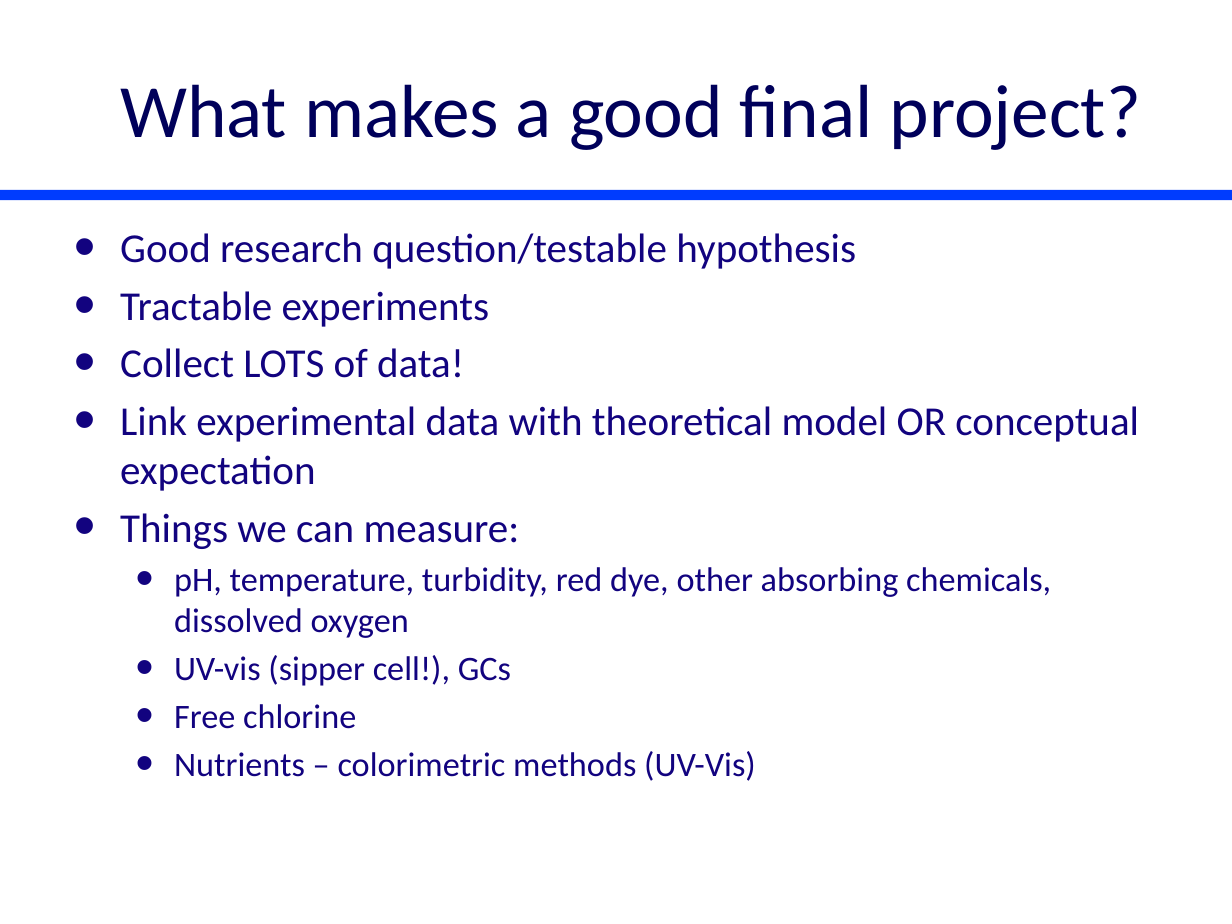
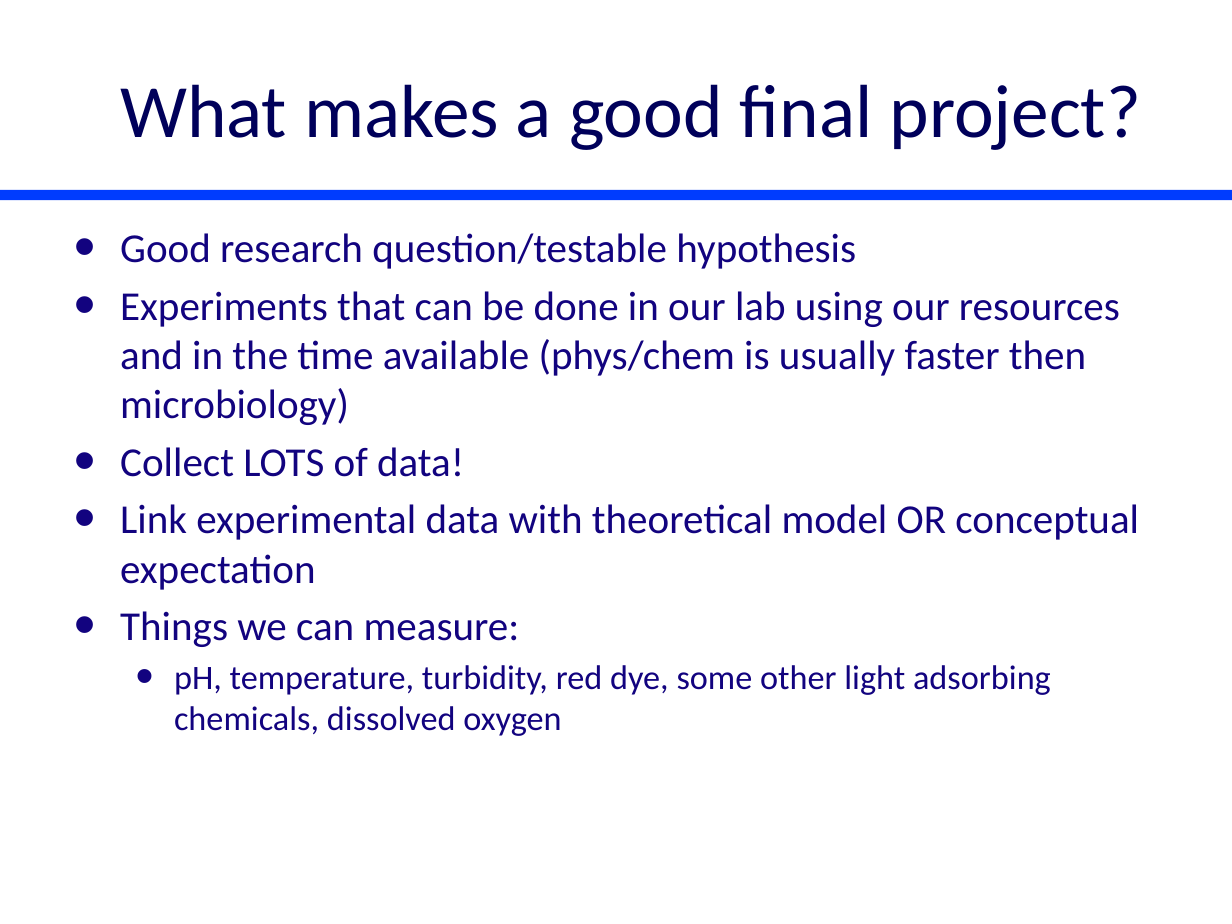
Before and after one commit to monroews/CEE4530, a slide deck: slide 1 of website/pptx/Project_Ideas.pptx. Drawn at 1232x924 pixels with LibreOffice and Linux fonts; fonts in the diff are those of the drawing. Boxes give left, top, right and bottom in pixels: in the first picture for what was removed or moved away, otherwise in the second. Text is boxed around its words. In the diff, an @@ line names an element or a change of style, - is before the commit and + after.

Commit message:
new project pptx

```diff
--- a/website/pptx/Project_Ideas.pptx
+++ b/website/pptx/Project_Ideas.pptx
@@ text at bbox=[120, 291, 1120, 425]: text changed @@
-• Tractable experiments
+• Experiments that can be done in our lab using our resources and in the time available (phys/chem is usually faster then microbiology)
@@ text at bbox=[174, 665, 1051, 736]: text changed @@
-  • pH, temperature, turbidity, red dye, other absorbing chemicals, dissolved oxygen
-  • UV-vis (sipper cell!), GCs
-  • Free chlorine
-  • Nutrients – colorimetric methods (UV-Vis)
+  • pH, temperature, turbidity, red dye, some other light adsorbing chemicals, dissolved oxygen
```
Also in this commit, not shown: 6 other slides changed, 4 slides added.
